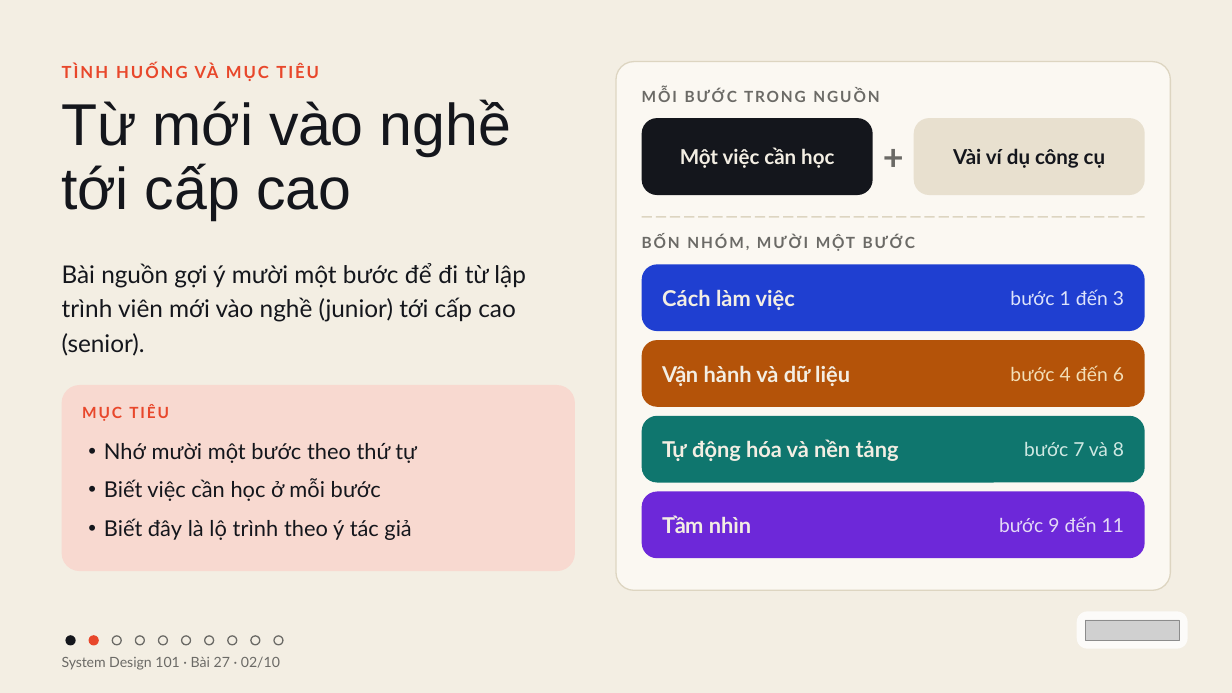
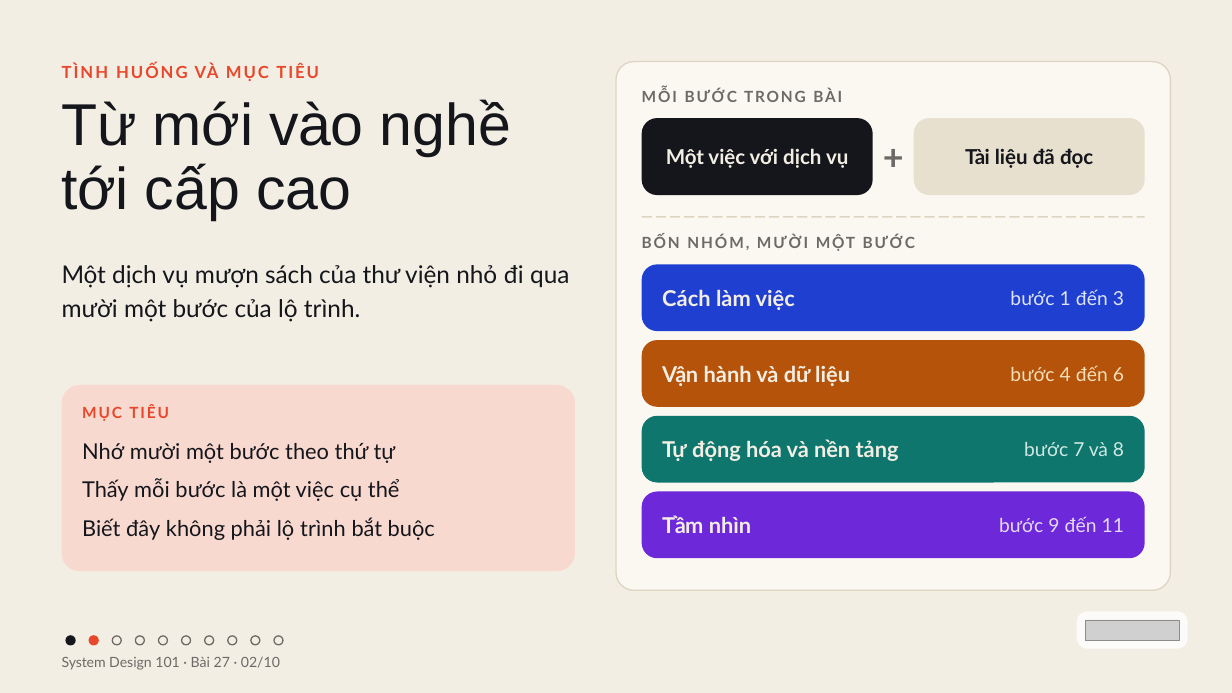
Before and after one commit to vohoailinh90/tool-marketing-studio, a slide deck: slide 2 of system-design-101/vi/lessons/sd-10-027/slides/sd-10-027.pptx. Drawn at 1232x693 pixels with LibreOffice and Linux fonts; fonts in the diff are those of the drawing; grey boxes stand for pictures. Boxes give left, top, right and bottom in pixels: in the first picture for what was removed or moved away, otherwise in the second. Text is boxed around its words. In the diff, an @@ line names an element or a change of style, - is before the commit and + after.

```diff
--- a/system-design-101/vi/lessons/sd-10-027/slides/sd-10-027.pptx
+++ b/system-design-101/vi/lessons/sd-10-027/slides/sd-10-027.pptx
@@ text at (642, 88, 842, 102): text changed @@
-MỖI BƯỚC TRONG NGUỒN
+MỖI BƯỚC TRONG BÀI
@@ text in rounded rectangle at (666, 148, 848, 168): text changed @@
-Một việc cần học
+Một việc với dịch vụ
@@ text in rounded rectangle at (965, 148, 1093, 168): text changed @@
-Vài ví dụ công cụ
+Tài liệu đã đọc
@@ text at (62, 265, 569, 322): text changed @@
-Bài nguồn gợi ý mười một bước để đi từ lập trình viên mới vào nghề (junior) tới cấp cao (senior).
+Một dịch vụ mượn sách của thư viện nhỏ đi qua mười một bước của lộ trình.
@@ text at (82, 443, 396, 463): bullet • to none @@
@@ text at (82, 478, 435, 540): text changed @@
-• Biết việc cần học ở mỗi bước
-• Biết đây là lộ trình theo ý tác giả
+Thấy mỗi bước là một việc cụ thể
+Biết đây không phải lộ trình bắt buộc
```
Also in this commit, not shown: 9 other slides changed.
